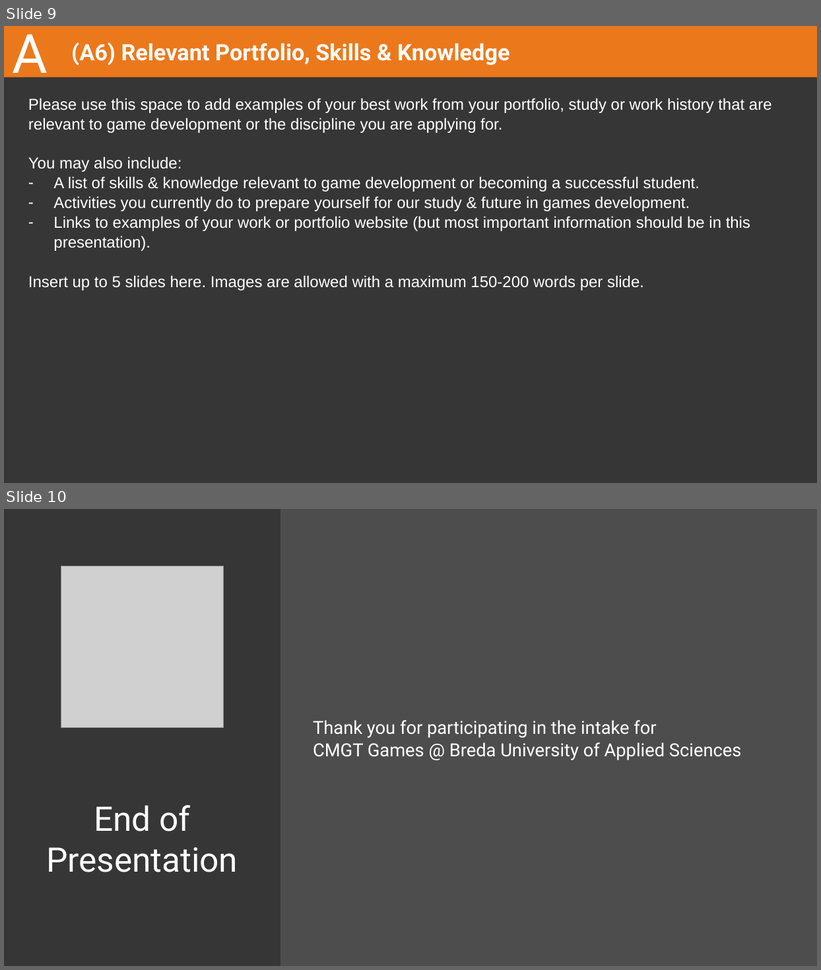
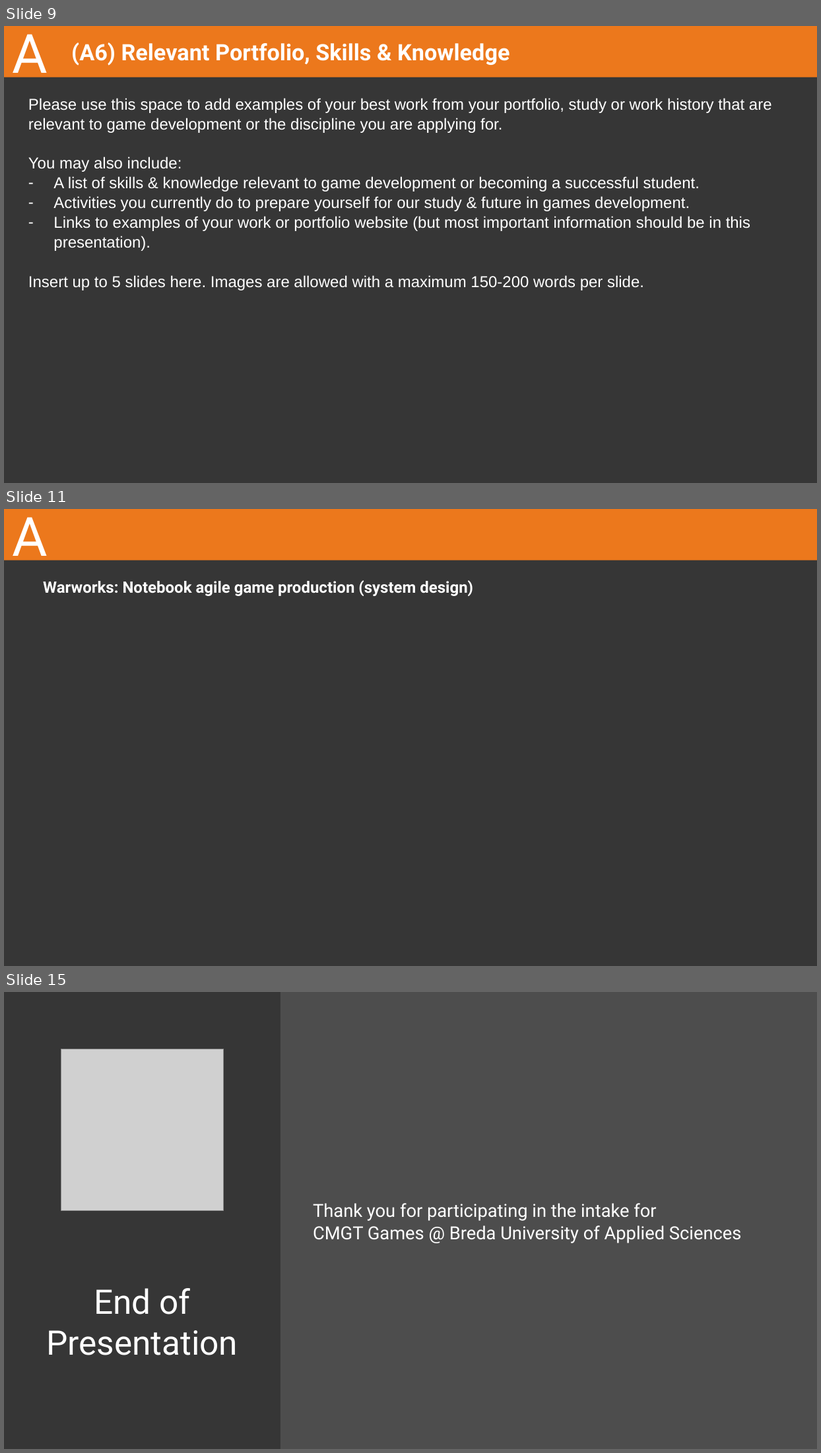
Before and after one commit to EyeOfFantasy/Buas-intake, a slide deck: 2023-24 CMGT Intake - Design and Production.pptx. Shown one above the other, each under a label of ours: slides 9 and 10 before the commit, slides 9, 11 and 15 after it; the slides between them are not shown. The pictures are 821x970 and 821x1453 pixels, drawn with LibreOffice and Linux fonts; fonts in the diff are those of the drawing; grey boxes stand for pictures. Boxes give left, top, right and bottom in pixels: in the first picture for what was removed or moved away, otherwise in the second. Text is boxed around its words. In the diff, an @@ line names an element or a change of style, - is before the commit and + after.

```diff
--- a/2023-24 CMGT Intake - Design and Production.pptx
+++ b/2023-24 CMGT Intake - Design and Production.pptx
@@ slide 11 added at (x1=4, y1=509, x2=817, y2=966), background #363636; not listed: 1 template element that a slide beside it also shows @@
@@ title added at (x1=12, y1=517, x2=48, y2=568), 48 pt, text #FFFFFF @@
+A
@@ subtitle added at (x1=43, y1=580, x2=473, y2=596), 14 pt, text #FFFFFF, bold @@
+Warworks: Notebook agile game production (system design)
@@ what was slide 10 is now slide 15 @@
```
Also in this commit, not shown: 4 slides changed, 4 other slides added.
